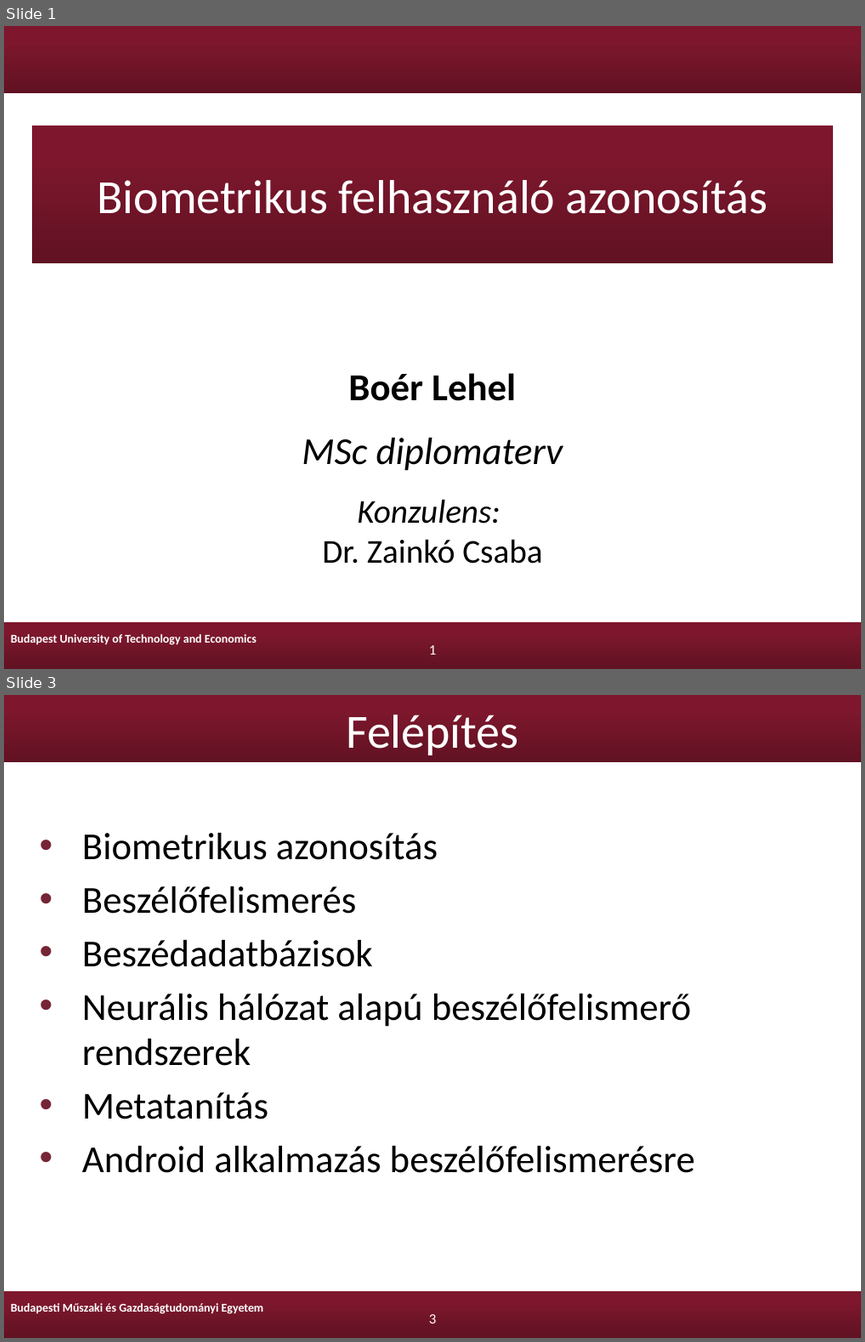
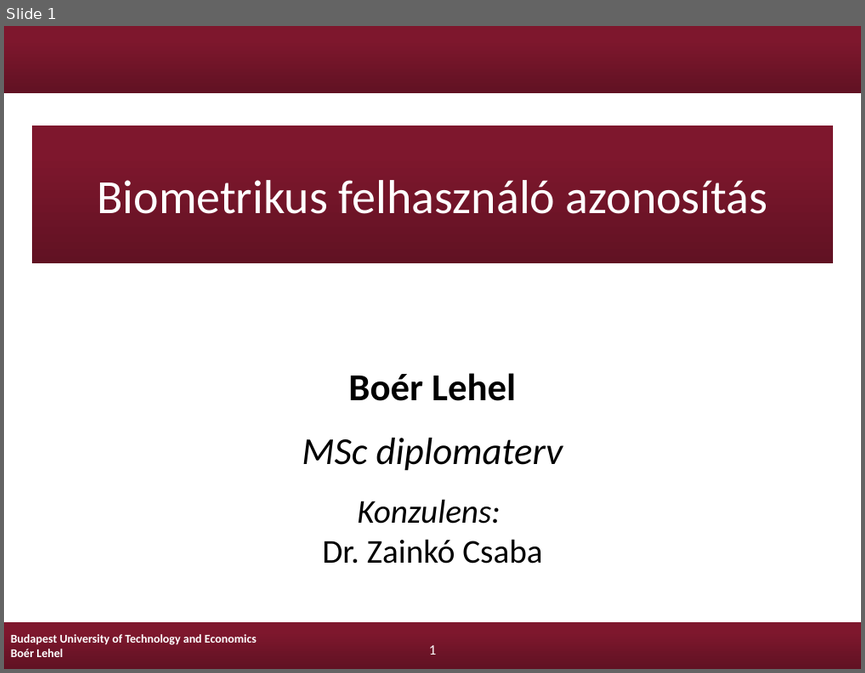
Before and after one commit to Lehel44/diploma, a slide deck: boer-lehel-msc-diplomaterv-prezentacio.pptx. Shown one above the other, each under a label of ours: slides 1 and 3 before the commit, slide 1 after it; the slides between them are not shown. The pictures are 865x1342 and 865x673 pixels, drawn with LibreOffice and Linux fonts; fonts in the diff are those of the drawing; background and template pictures are left out. Boxes give left, top, right and bottom in pixels: in the first picture for what was removed or moved away, otherwise in the second. Text is boxed around its words. In the diff, an @@ line names an element or a change of style, - is before the commit and + after.

```diff
--- a/boer-lehel-msc-diplomaterv-prezentacio.pptx
+++ b/boer-lehel-msc-diplomaterv-prezentacio.pptx
@@ slide 3 removed at (4,695,861,1338), background #FFFFFF; not listed: 2 template elements that a slide beside it also shows @@
@@ rectangle removed at (4,695,861,742) @@
@@ rectangle removed at (4,695,861,763) @@
-Felépítés
@@ text removed at (82,833,695,1173) @@
-• Biometrikus azonosítás
-• Beszélőfelismerés
-• Beszédadatbázisok
-• Neurális hálózat alapú beszélőfelismerő rendszerek
-• Metatanítás
-• Android alkalmazás beszélőfelismerésre
@@ text removed at (11,1303,264,1314) @@
-Budapesti Műszaki és Gazdaságtudományi Egyetem
@@ page number removed at (429,1314,436,1323) @@
-3
@@ slide 1 changed as well @@
@@ text at (11,648,63,657): paragraph added @@
+Boér Lehel
```
Also in this commit, not shown: 16 other slides changed, 1 slide added, 1 other slide removed.
